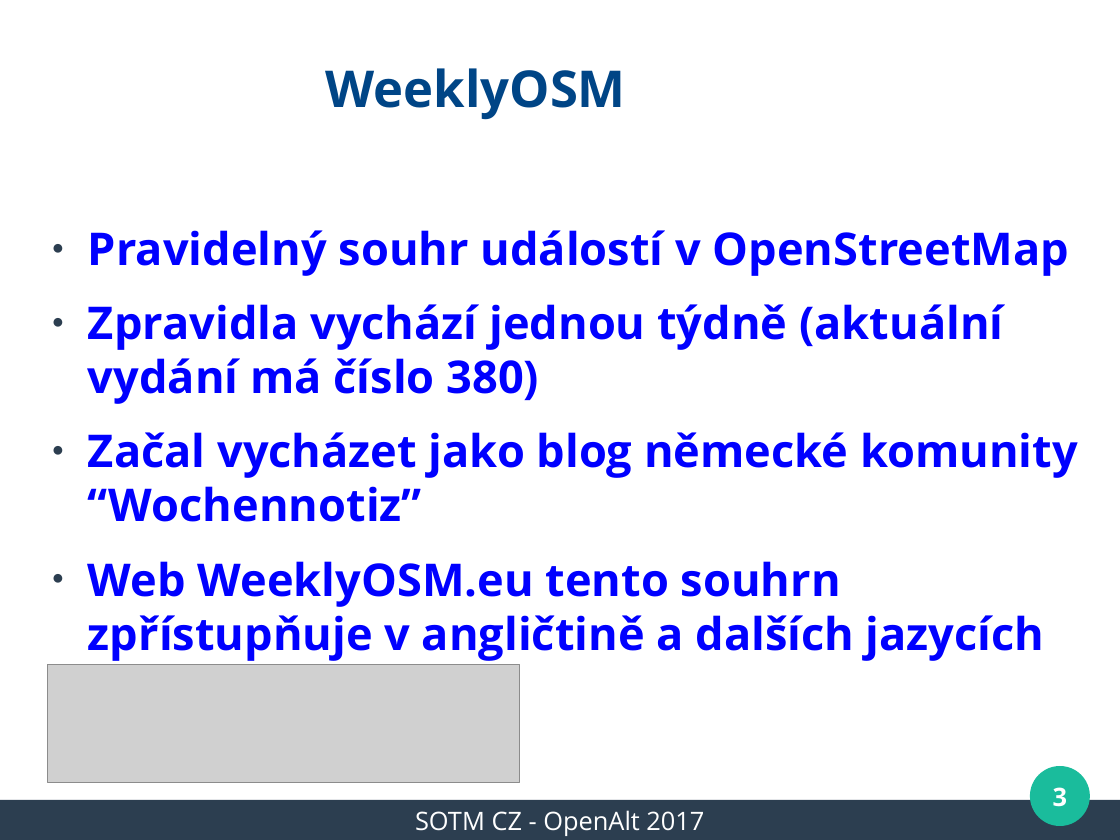
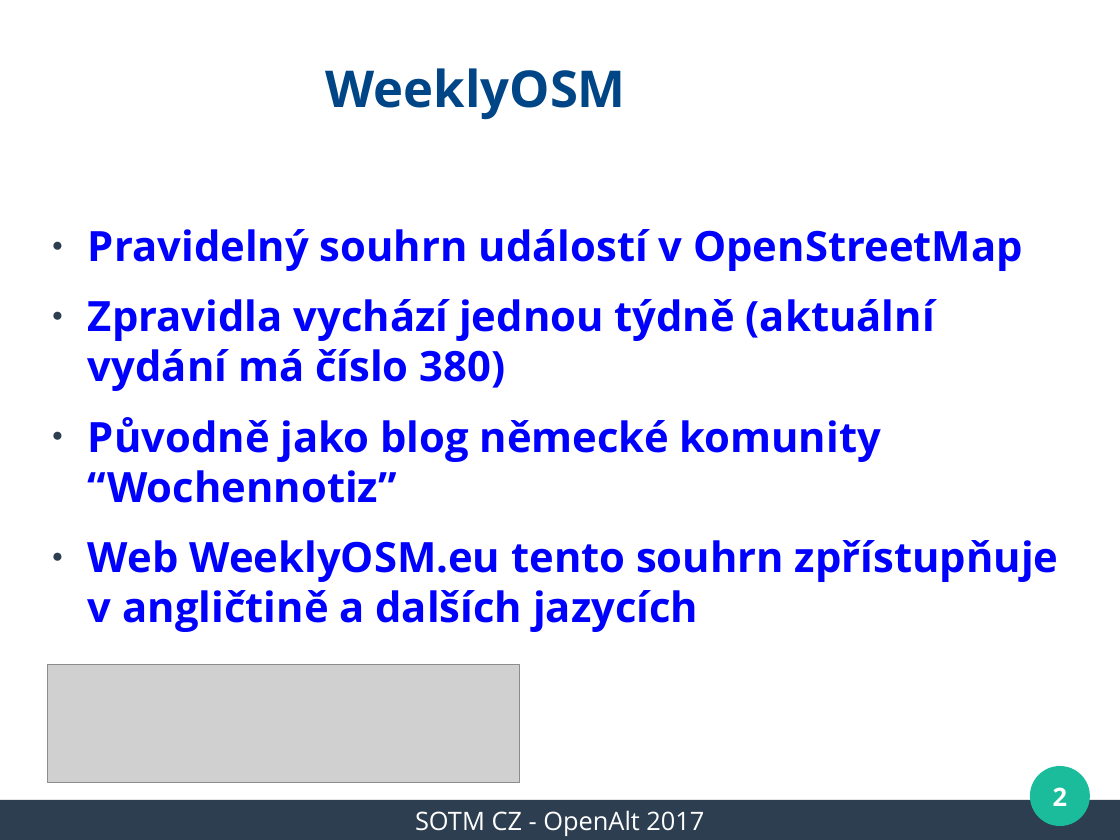
Before and after one commit to mkyral/osm, a slide deck: slide 2 of prezentace/SOTM_CZ_2017/mkyral_WeeklyOSM.odp (slide 3 before the commit). Drawn at 1120x840 pixels with LibreOffice and Linux fonts; fonts in the diff are those of the drawing; grey boxes stand for pictures; background and template pictures are left out. Boxes give left, top, right and bottom in pixels: in the first picture for what was removed or moved away, otherwise in the second. Text is boxed around its words. In the diff, an @@ line names an element or a change of style, - is before the commit and + after.

```diff
--- a/prezentace/SOTM_CZ_2017/mkyral_WeeklyOSM.odp
+++ b/prezentace/SOTM_CZ_2017/mkyral_WeeklyOSM.odp
@@ text at box(88, 229, 1023, 271): text changed; size 32 to 29.6 pt @@
-● Pravidelný souhr událostí v OpenStreetMap
+● Pravidelný souhrn událostí v OpenStreetMap
@@ text at box(88, 299, 1058, 632): size 32 to 29.6 pt in "Zpravidla vychází jednou týdně (aktuální vydání má ...", "Web WeeklyOSM.eu tento souhrn zpřístupňuje v angličtině ..." @@
@@ text at box(88, 417, 881, 503): text changed; size 32 to 29.6 pt @@
-● Začal vycházet jako blog německé komunity “Wochennotiz”
+● Původně jako blog německé komunity “Wochennotiz”
@@ page number at box(1053, 787, 1067, 806): text changed @@
-3
+2
```
Also in this commit, not shown: 7 other slides changed, 1 slide removed, 3 other files.
